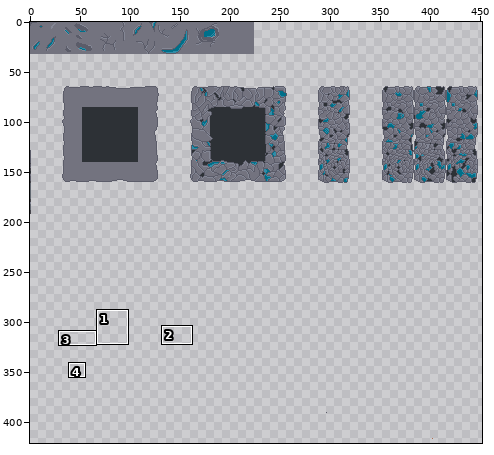
File history of a pixel-art file, assets/tilesets/tilesets-1.aseprite. The first picture is a wide view before the edit; the outline marks the close-up.
Close-up. As it was:
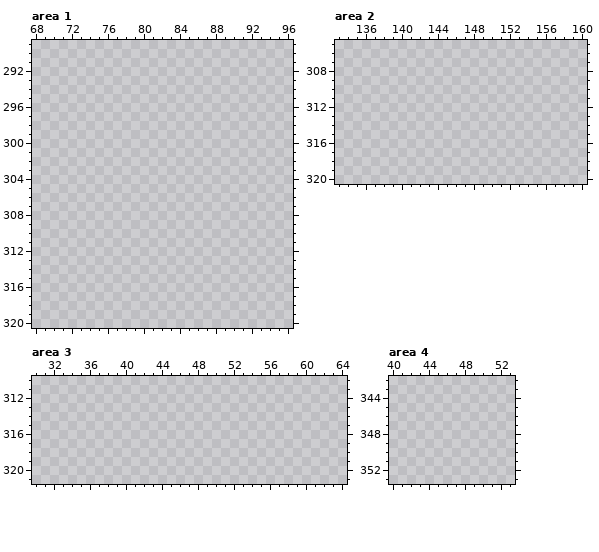
527x527 pixels, 1 frame. Colours within 5 levels of each other are drawn and written as one. Shown: area 1: x 68..96, y 289..320; area 2: x 133..160, y 305..320; area 3: x 30..64, y 310..321; area 4: x 40..53, y 342..353. The wide view leaves out empty margins. The commit also changed other parts of the picture, which this record leaves out.
The same view after the edit:
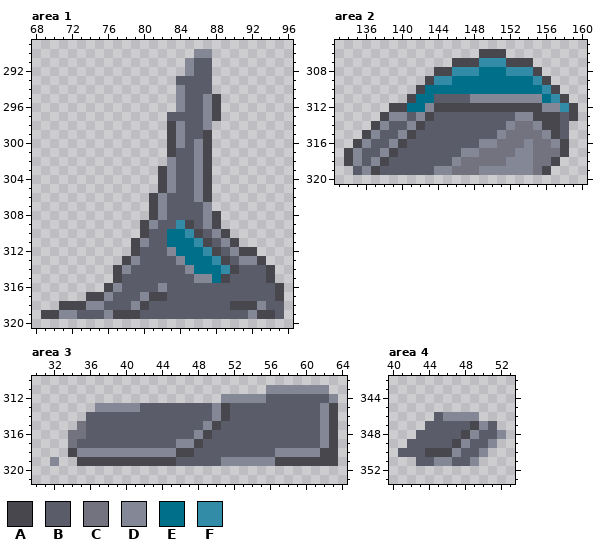
Palette (. is transparent): A #48474d  B #5b5c69  C #73737f  D #848795  E #006f89  F #328ca7
The exact change:
Changed rows in their new state; - is an unchanged pixel.
Area 1:
first column x 69:
290 -----------------DD--------
291 ----------------DBB--------
292 ----------------DBB--------
293 ---------------BBBB--------
294 ---------------DBBB--------
295 ---------------DBBDA-------
296 ---------------DBBDA-------
297 --------------BBBBDA-------
298 --------------ADBBD--------
299 --------------ADBBA--------
300 --------------ADBDA--------
301 --------------ABBDA--------
302 --------------DBBDA--------
303 -------------ADBBDA--------
304 -------------ADBBDA--------
305 -------------ADBBDA--------
306 ------------ADBBBDA--------
307 ------------ADBBBBD--------
308 ------------ADBBBBDA-------
309 -----------ADBBFABDA-------
310 -----------ABBEEFABDA------
311 ----------ADBBEEEFABDA-----
312 ----------ABBBDEEEFABDAA---
313 ---------ADBBBBDEEEFABDDA--
314 --------ADBBBBBBDEEEFABBBA-
315 --------ABBBBBBBBDDEABBBBA-
316 -------ADBBBBDBBBBBBBBBBBBA
317 -----AADBBBDAABBBBBBBBBBBBA
318 --AAADDBBBDABBBBBBBBBAAADBB
319 AADDBBBDAAABBBBBBBBBBBBDAAB
Area 2:
first column x 134:
306 ---------------AAA--------
307 ------------AAAFFFAAA-----
308 ----------AAFFFEEEFFFA----
309 ---------AFFEEEEEEEEEFA---
310 --------AEEEEEEEEEEEEEFA--
311 -------AEEBBBBDDDDDDDDEFA-
312 -----AAEEDAAAAAAAAAAAADDFA
313 ----ADDBDABBBBBBBBBDDAAABA
314 ---ADBBDABBBBBBBBBDCCDAAB-
315 --ADBBDABBBBBBBBBDCCCCDAB-
316 -ADBBDABBBBBBBBDDCCCDCCDA-
317 ADBBDABBBBBBBDDCCCCDDCCCA-
318 ADBDABBBBBBBDCCCCCDDDCCA--
319 -BDABBBBBBDDCCCDDDDDDCA---
Area 3:
first column x 32:
311 ------------------------DDDDDDD-
312 -------------------DDDDDBBBBBBBD
313 -----DDDDDBBBBBBBBDABBBBBBBBBBDA
314 ----BBBBBBBBBBBBBBDABBBBBBBBBBDA
315 ---CBBBBBBBBBBBBBDABBBBBBBBBBBDA
316 --CCBBBBBBBBBBBBDABBBBBBBBBBBBDA
317 --CBBBBBBBBBBBDDABBBBBBBBBBBBBDA
318 --ADDDDDDDDDDDAABBBBBBBBBDDDDDAA
319 D--AAAAAAAAAAABBBBBDDDDDDAAAAAAA
Area 4:
first column x 41:
346 ----BDDDD---
347 ---BBBBBADB-
348 --BBBBBADBBD
349 -BBBBBADBBD-
350 BBBAAADBBD--
351 --BBDDBBD---
Pixel boxes of the changes (left, top, right, bottom) in both close-ups:
added: (41, 49, 284, 319)
added: (344, 49, 578, 175)
added: (50, 385, 338, 466)
added: (398, 412, 506, 466)
